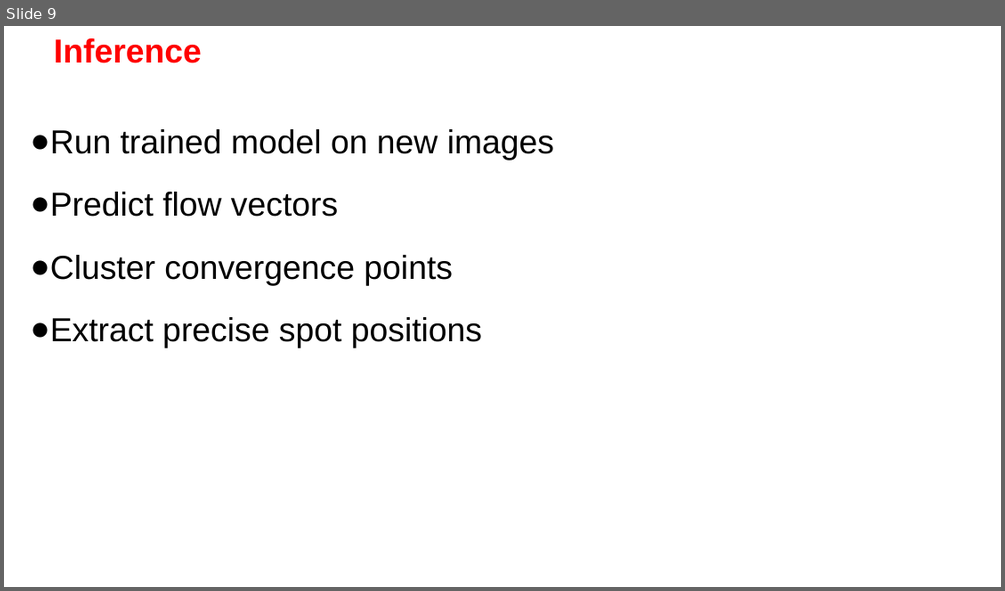
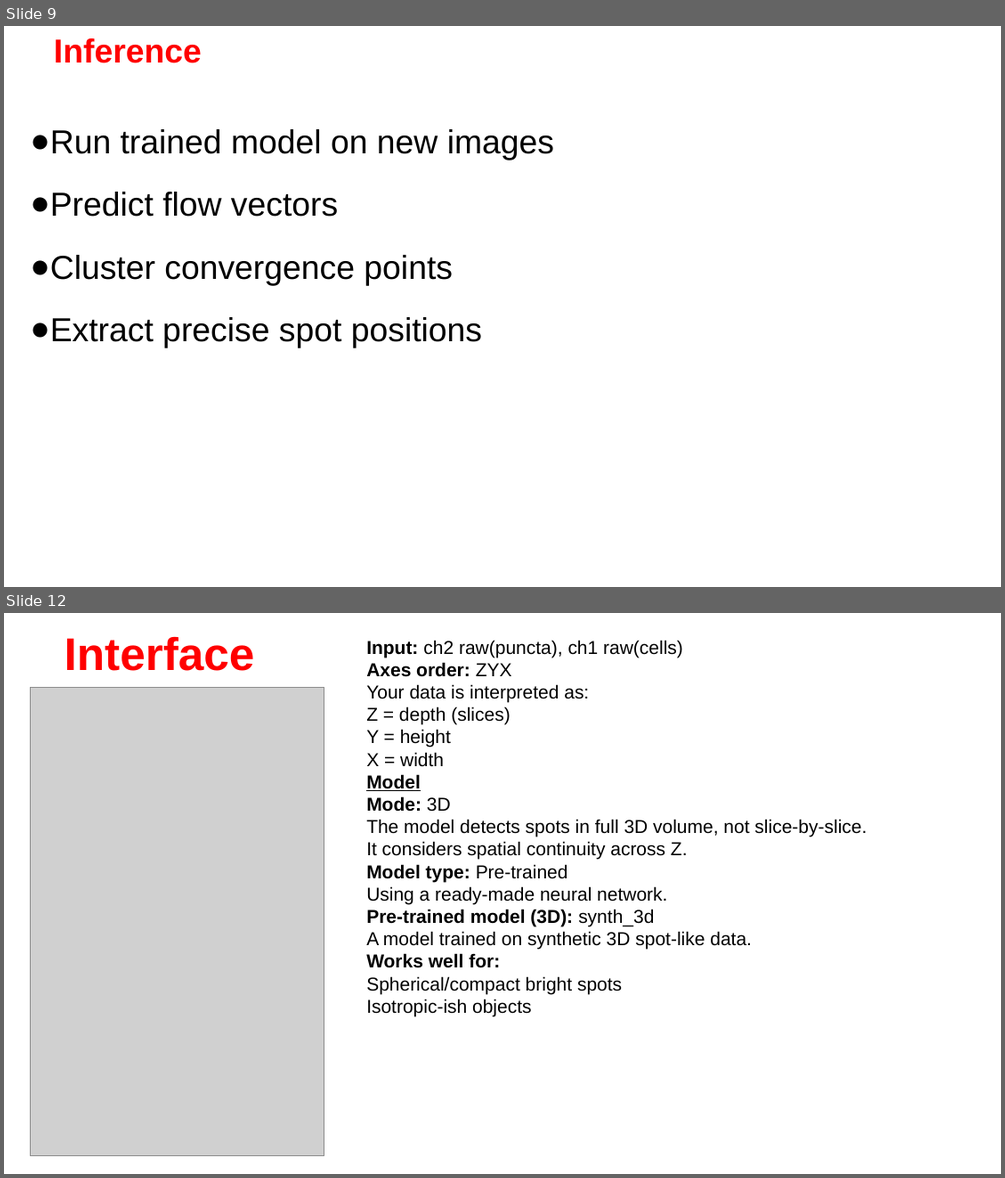
Before and after one commit to Nahuel88Ar/Lysosomes, a slide deck: SPOTIFLOW.pptx. Shown one above the other, each under a label of ours: slide 9 before the commit, slides 9 and 12 after it; the slides between them are not shown. The pictures are 1005x591 and 1005x1178 pixels, drawn with LibreOffice and Linux fonts; fonts in the diff are those of the drawing; grey boxes stand for pictures; background and template pictures are left out. Boxes give left, top, right and bottom in pixels: in the first picture for what was removed or moved away, otherwise in the second. Text is boxed around its words. In the diff, an @@ line names an element or a change of style, - is before the commit and + after.

```diff
--- a/SPOTIFLOW.pptx
+++ b/SPOTIFLOW.pptx
@@ slide 12 added at <box>4,613,1001,1174</box>, background picture (left out) @@
@@ title added at <box>65,636,255,671</box>, 44 pt, text #FF0000, bold @@
+Interface
@@ text added at <box>366,640,866,1016</box>, 18 pt, text #000000 @@
+Input: ch2 raw(puncta), ch1 raw(cells)
+Axes order: ZYX
+Your data is interpreted as:
+Z = depth (slices)
+Y = height
+X = width
+Model
+Mode: 3D
+The model detects spots in full 3D volume, not slice-by-slice.
+It considers spatial continuity across Z.
+Model type: Pre-trained
+Using a ready-made neural network.
+Pre-trained model (3D): synth_3d
+A model trained on synthetic 3D spot-like data.
+Works well for:
+Spherical/compact bright spots
+Isotropic-ish objects
@@ picture added at <box>30,687,324,1155</box> @@
```
Also in this commit, not shown: 1 slide changed, 9 other slides added, 7 slides removed.
